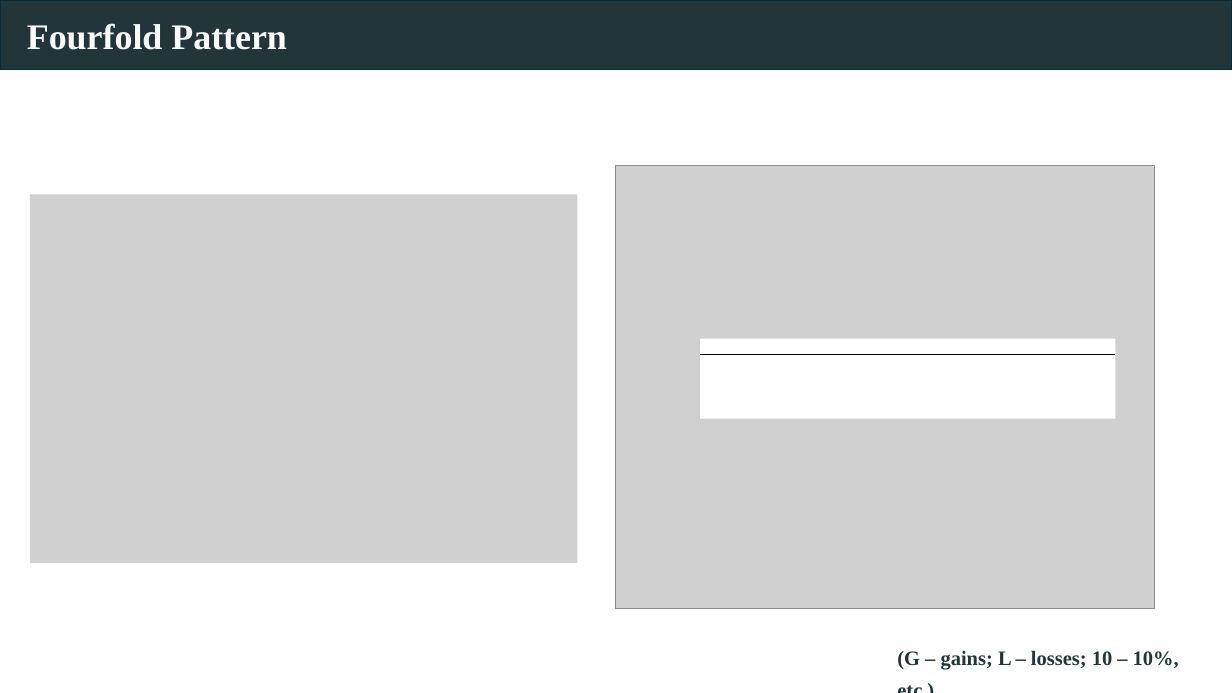
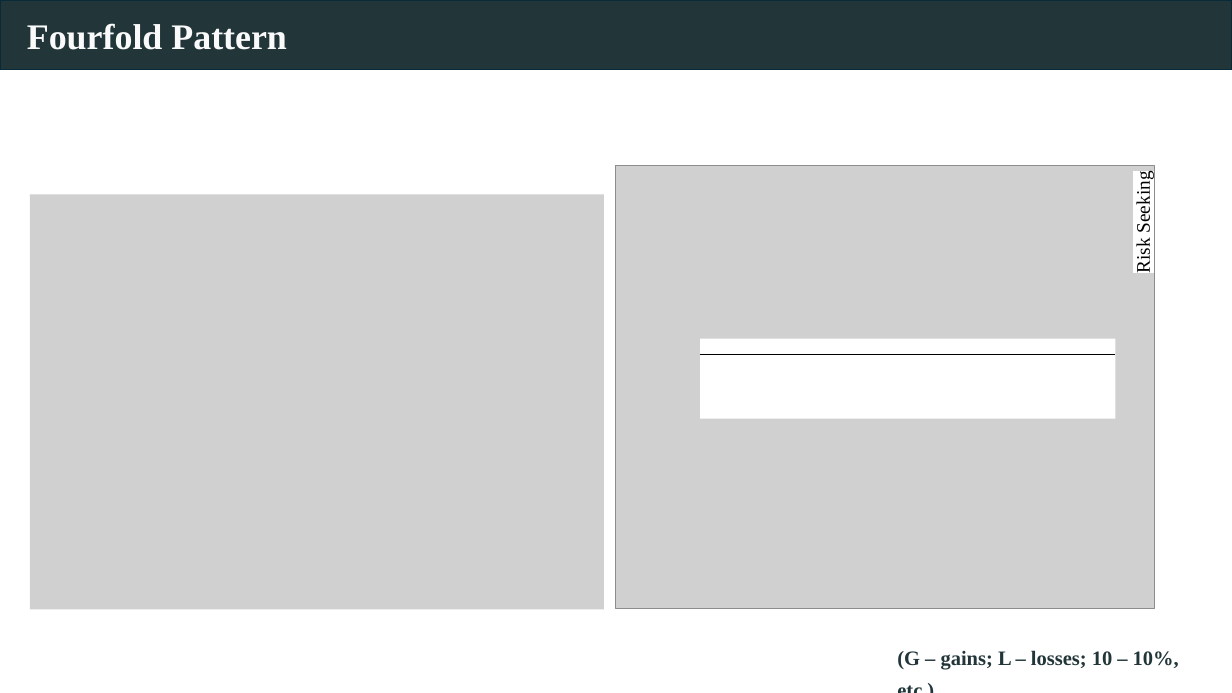
Before and after one commit to Jilong-Wu-Econ/Jilong-Wu-Econ.github.io, a slide deck: slide 4 of bric.pptx. Drawn at 1232x693 pixels with LibreOffice and Linux fonts; fonts in the diff are those of the drawing; grey boxes stand for pictures. Boxes give left, top, right and bottom in pixels: in the first picture for what was removed or moved away, otherwise in the second. Text is boxed around its words. In the diff, an @@ line names an element or a change of style, - is before the commit and + after.

```diff
--- a/bric.pptx
+++ b/bric.pptx
@@ text added at [1133,177,1154,272], 15 pt, text #000000 @@
+Risk Seeking
@@ picture: place and size @@
-picture at [30,194,578,563]
+picture at [30,194,604,609]
```
Also in this commit, not shown: 15 other slides changed, 2 slides added.
